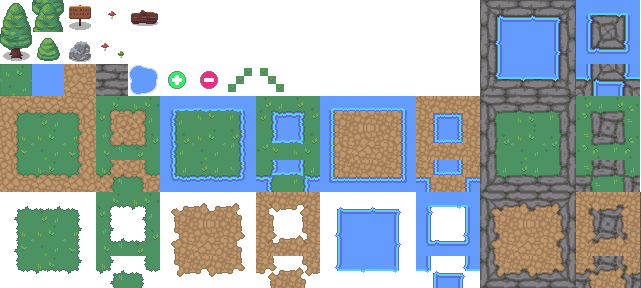
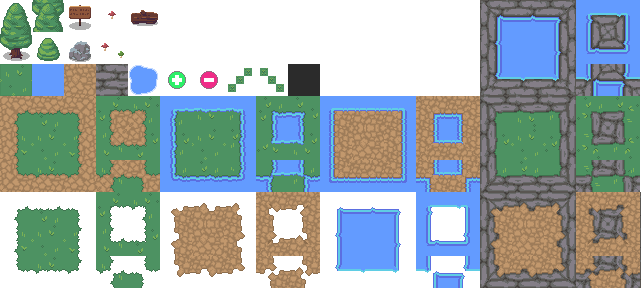
Comparing the layer stacks of the two 641x288 images. Changes:
added layer "fog" above "Layer 9" over box(288, 64, 320, 96)
